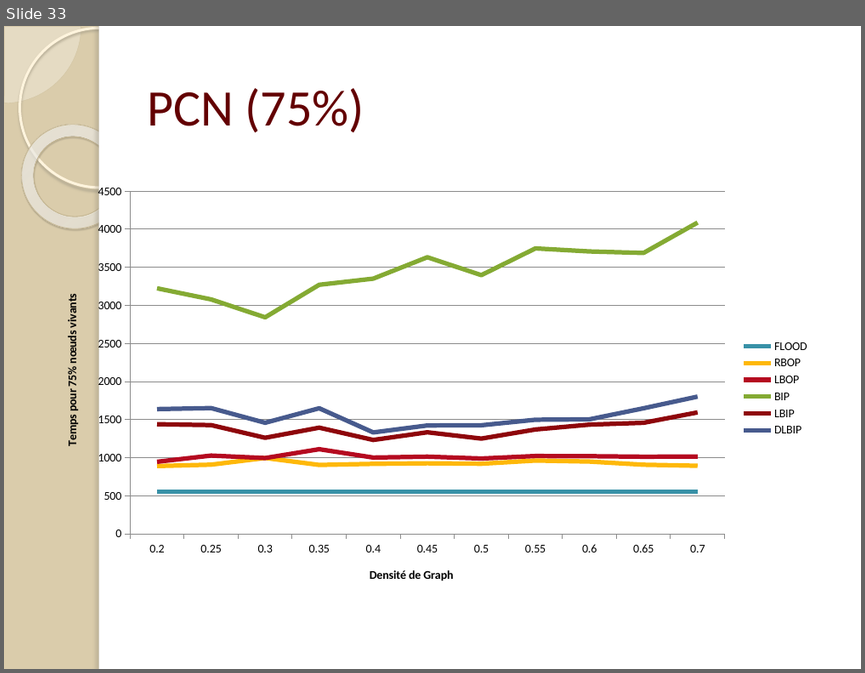
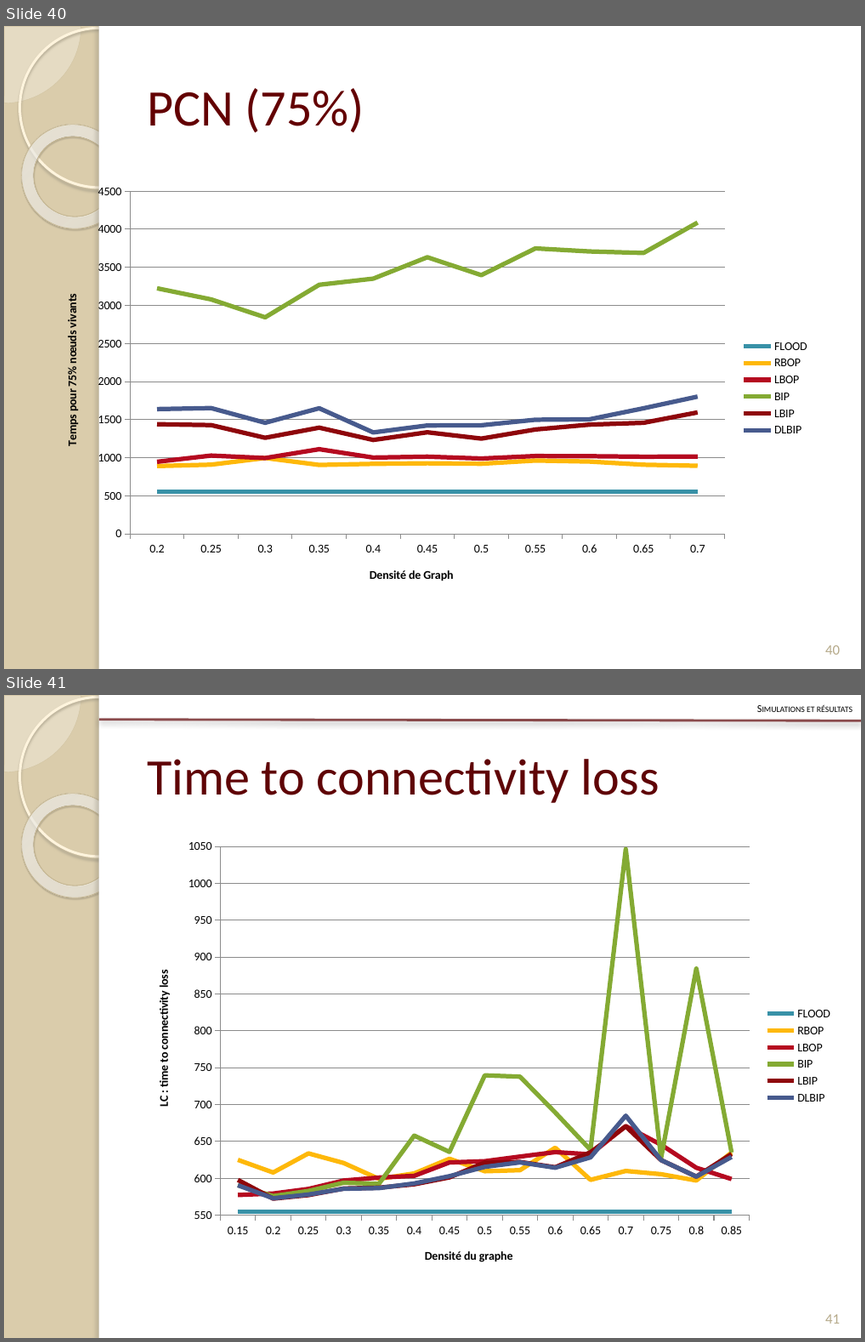
Before and after one commit to Patre/Energy-saving-in-sensors--networks, a slide deck: Redaction/Presentation/pres.pptx. Shown one above the other, each under a label of ours: slide 33 before the commit, slides 40 and 41 after it. The pictures are 865x673 and 865x1342 pixels, drawn with LibreOffice and Linux fonts; fonts in the diff are those of the drawing. Boxes give left, top, right and bottom in pixels: in the first picture for what was removed or moved away, otherwise in the second. Text is boxed around its words. In the diff, an @@ line names an element or a change of style, - is before the commit and + after.

```diff
--- a/Redaction/Presentation/pres.pptx
+++ b/Redaction/Presentation/pres.pptx
@@ slide 41 added at (4,695,861,1338), background #DACCAB; not listed: 5 template elements that a slide beside it also shows @@
@@ line added from (99, 720) to (861, 721), #5F0406 2 pt @@
@@ text added at (806,705,852,712), 8.8 pt, text #000000, small capitals @@
+Simulations et résultats
@@ title added at (147,759,659,803), 43 pt, text #5F0406 @@
+Time to connectivity loss
@@ line chart added at (138,830,841,1280) @@
+categories: 0.15, 0.2, 0.25, 0.3, 0.35, 0.4, 0.45, 0.5, 0.55, 0.6, 0.65, 0.7, 0.75, 0.8, 0.85
+FLOOD: 560, 560, 560, 560, 560, 560, 560, 560, 560, 560, 560, 560, 560, 560, 560
+RBOP: 620, 610, 630, 620, 600, 610, 630, 610, 610, 640, 600, 610, 610, 600, 640
+LBOP: 580, 580, 590, 600, 600, 600, 620, 620, 630, 640, 630, 670, 650, 610, 600
+BIP: 590, 580, 580, 590, 590, 660, 640, 740, 740, 690, 640, 1050, 630, 880, 640
+LBIP: 600, 570, 580, 590, 590, 590, 600, 620, 620, 610, 640, 670, 620, 600, 630
+DLBIP: 590, 570, 580, 590, 590, 590, 600, 620, 620, 610, 630, 680, 620, 600, 630
@@ page number added at (825,1314,840,1323), 12 pt, text #B6A98A @@
+41
@@ what was slide 33 is now slide 40 @@
@@ slide 40 changed as well @@
@@ page number added at (825,645,840,654), 12 pt, text #B6A98A @@
+40
```
Also in this commit, not shown: 9 other slides changed, 8 other slides added, 1 slide removed.
